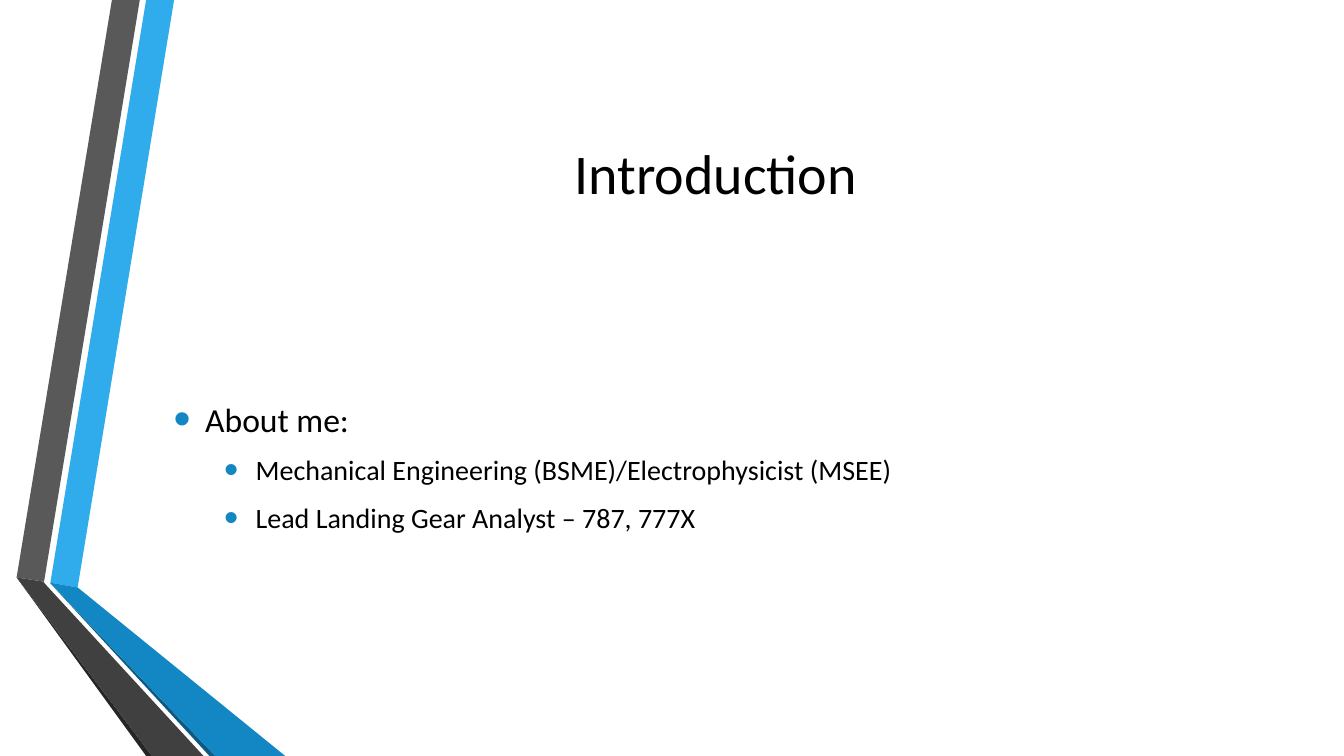
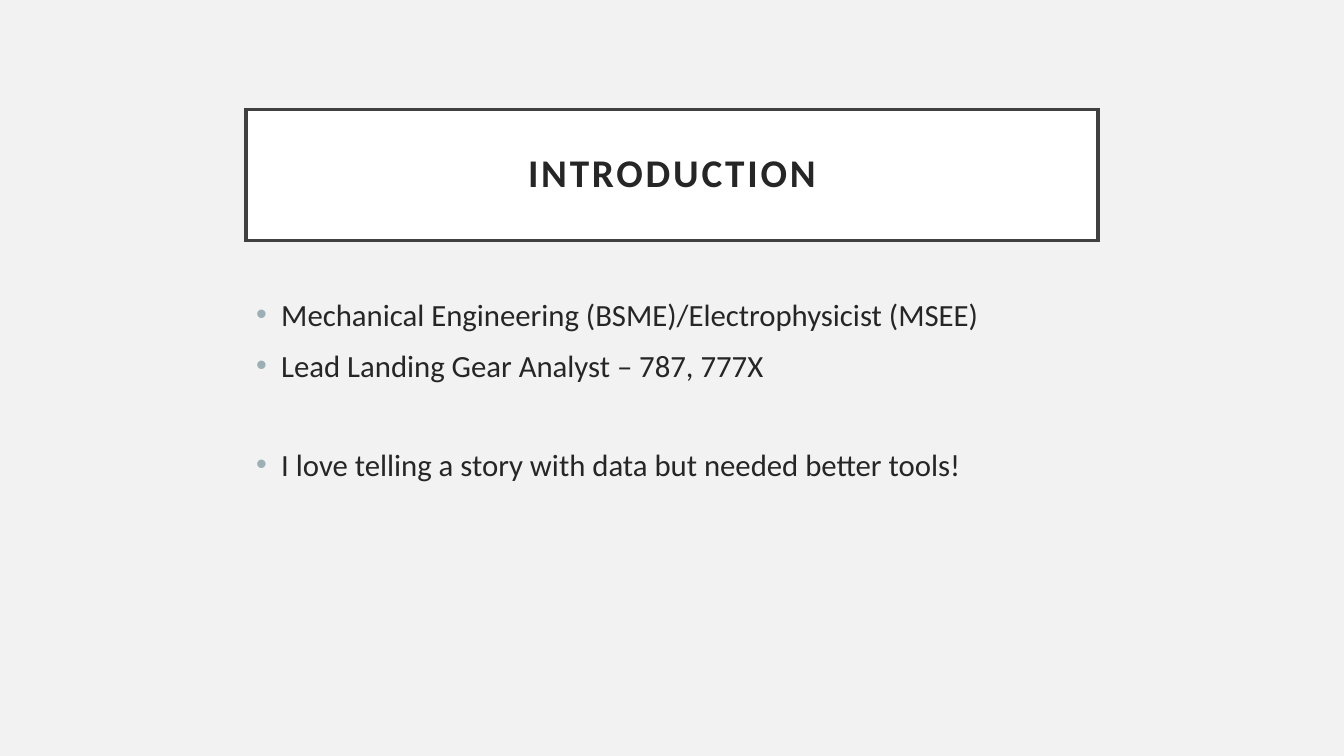
Before and after one commit to ChrisMichael11/Consumer_Complaint_Project, a slide deck: slide 3 of ppt/Consumer_Complaints.pptx. Drawn at 1344x756 pixels with LibreOffice and Linux fonts; fonts in the diff are those of the drawing; background and template pictures are left out. Boxes give left, top, right and bottom in pixels: in the first picture for what was removed or moved away, otherwise in the second. Text is boxed around its words. In the diff, an @@ line names an element or a change of style, - is before the commit and + after.

```diff
--- a/ppt/Consumer_Complaints.pptx
+++ b/ppt/Consumer_Complaints.pptx
@@ background picture (left out) to #F2F2F2 @@
@@ title "INTRODUCTION": place and size @@
-title "INTRODUCTION" at box(575, 155, 857, 195)
+title "INTRODUCTION" at box(246, 110, 1098, 241)
@@ title "INTRODUCTION" at box(246, 110, 1098, 241): fill none to #FFFFFF; outline none to #404040 2.5 pt @@
@@ title at box(528, 161, 816, 188): text changed; size 40 to 28 pt; text colour #000000 to #262626; bold on @@
-Introduction
+INTRODUCTION
@@ text "Mechanical Engineering (BSME)/Electrophysicist (MSEE)": place and size @@
-text "Mechanical Engineering (BSME)/Electrophysicist (MSEE)" at box(205, 408, 891, 533)
+text "Mechanical Engineering (BSME)/Electrophysicist (MSEE)" at box(281, 303, 978, 482)
@@ text "Mechanical Engineering (BSME)/Electrophysicist (MSEE)" at box(281, 303, 978, 482): vertical alignment middle to top @@
@@ text at box(281, 303, 978, 383): size 20 to 22 pt, text colour #000000 to #262626 in "Mechanical Engineering (BSME)/Electrophysicist (MSEE)", "Lead Landing Gear Analyst – 787, 777X"; list level 2 to 1 in "Mechanical Engineering (BSME)/Electrophysicist (MSEE)"; bullet colour #1287C3 to #9BAFB5; list level 2 to 1 in "Lead Landing Gear Analyst – ..." @@
@@ text at box(205, 408, 349, 433): paragraph removed @@
-• About me:
@@ text at box(281, 454, 961, 482): paragraph added @@
+• I love telling a story with data but needed better tools!
@@ group removed at box(16, 0, 285, 756): 6 freeform shapes @@
```
Also in this commit, not shown: 9 other slides changed, 3 other files.
